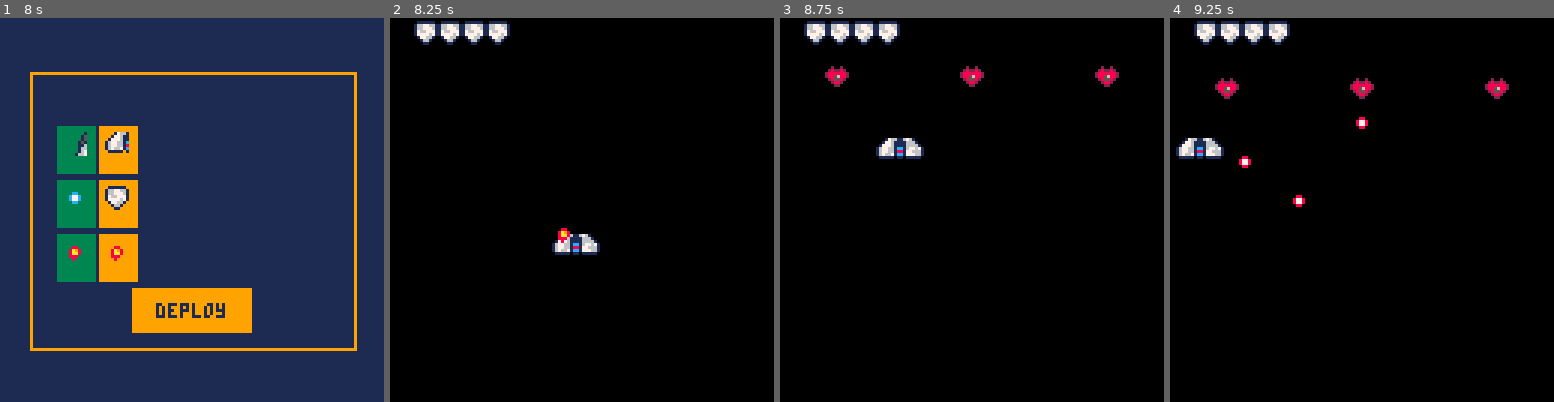
Above: before the commit, frames 1-4 (left to right).
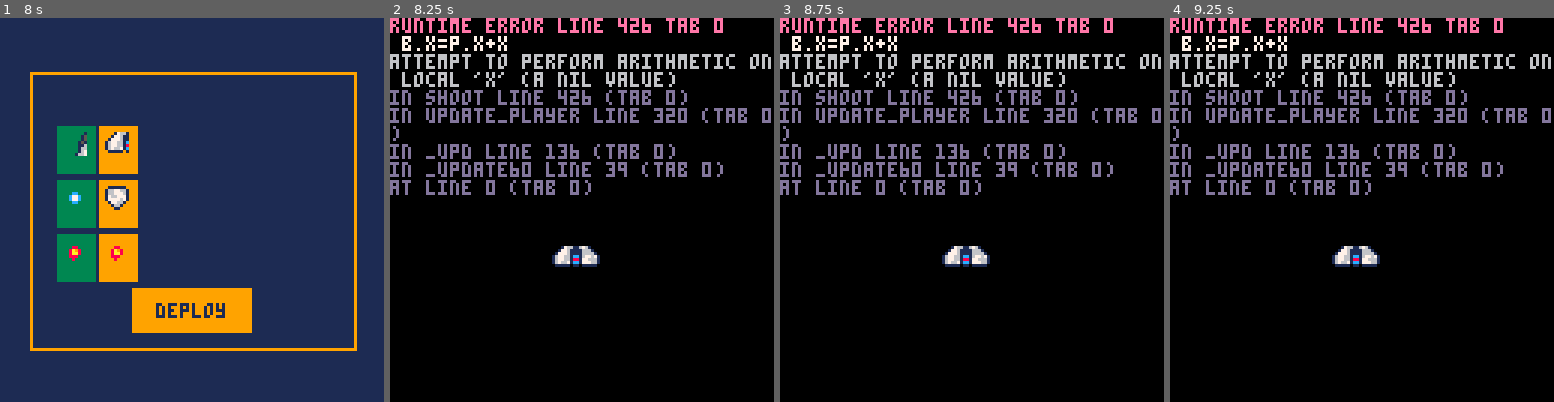
Above: after the commit, the same moments.

Repository: aureliendossantos/new-miami-2080
Game: PICO-8 cartridge miami2080.p8
Two runs of this game, one before a commit and one after it. Both use one fixed random seed, a clock stepped at 60 frames per second and the inputs below.
Inputs:
- Up to frame 1 (8 s): tap O (Z key) at 0.33, 1.07, 2.22, 3.72, 5.22, 6.72 s; tap Down at 0.7 s; tap X (X key) at 1.43, 2.07, 2.82, 3.57, 4.32, 5.07, 5.82, 6.57, 7.32 s; hold Up 1.97-2.63 s; hold Right 2.68-3.02 s; hold Down 3.07-3.73 s; hold Left 3.78-4.12 s; hold Up 4.17-4.5 s; hold Left 4.55-5.05 s; hold Right 5.1-5.93 s; hold Up 5.98-6.65 s; hold Right 6.7-7.03 s; hold Down 7.08-7.75 s; hold Left from 7.8 s (still down)
- Up to frame 2 (8.25 s): tap X (X key) at 8.07 s; release Left at 8.13 s; hold Up from 8.18 s (still down); tap O (Z key) at 8.22 s
- Up to frame 3 (8.75 s): release Up at 8.52 s; hold Left from 8.57 s (still down)
- Up to frame 4 (9.25 s): tap X (X key) at 8.82 s; release Left at 9.07 s; hold Right from 9.12 s (still down)

Frame 1 is identical in both runs. In frame 2, 12% of the frame differs, in the area x 0-100%, y 0-65%; in frame 3, 12%; in frame 4, 13%.
Error after the commit: runtime error line 426 tab 0; b.x=p.x+x; attempt to perform arithmetic on local 'x' (a nil value)

Commit message:
screen shake

Diff:
--- a/miami2080.p8
+++ b/miami2080.p8
@@ -1,5 +1,5 @@
 pico-8 cartridge // http://www.pico-8.com
-version 23
+version 24
 __lua__
 --miami 2080
 --nev / foxfiesta
@@ -12,6 +12,7 @@
  init_database()
 
  ❎_released=false
+ offset=0
  t=0
  menu_index=1
  choice=1
@@ -134,6 +135,7 @@
 
 function update_shmup()
  t+=1
+ screen_shake()
 	update_player()
 	update_enemies()
 	update_bullets()
@@ -277,8 +279,8 @@
 function init_player()
 	p={x=60,
   y=80,
-  x1=3,y1=3,
-  w=2,h=2,
+  x1=7,y1=11,
+  w=1,h=2,
   speed=ship[eqp[1]].speed,
   life=ship[eqp[1]].life,
   invincible=false,
@@ -311,7 +313,8 @@
 	--weapon1
 	p.wep1_t+=1
 	if btn(❎) and p.wep1_t>=p.wep1_t_max then
-	 shoot(weapon[eqp[2]])
+	 shoot(weapon[eqp[2]],-2)
+	 shoot(weapon[eqp[2]],10)
 	 p.wep1_t=0
 	end
 	--weapon2
@@ -328,6 +331,7 @@
 			p.invincible=true
 			explode(b.x+4,b.y+8)
 			del(e_bullets,b)
+			offset=0.15
 			sfx(1)
 		end
 	end
@@ -416,14 +420,14 @@
 -->8
 --bullets + explosions
 
-function shoot(bullet)
+function shoot(bullet,x)
  local b={}
  --recopier la table originelle
- for j,x in pairs(bullet) do
-  b[j] = x
- end
- b.x=p.x
- b.y=p.y
+ for j,k in pairs(bullet) do
+  b[j] = k
+ end
+ b.x=p.x+x
+ b.y=p.y+2
  add(bullets,b)
  sfx(bullet.sfx)
 end
@@ -464,6 +468,20 @@
 
 function angle_to(x1,y1,x2,y2)
  return atan2(y2-y1,x2-x1)+0.25
+end
+
+function screen_shake()
+ local fade = 0.95
+ local offset_x=16-rnd(32)
+ local offset_y=16-rnd(32)
+ offset_x*=offset
+ offset_y*=offset
+
+ camera(offset_x,offset_y)
+ offset*=fade
+ if offset<0.05 then
+  offset=0
+ end
 end
 
 function collision(a,b)
